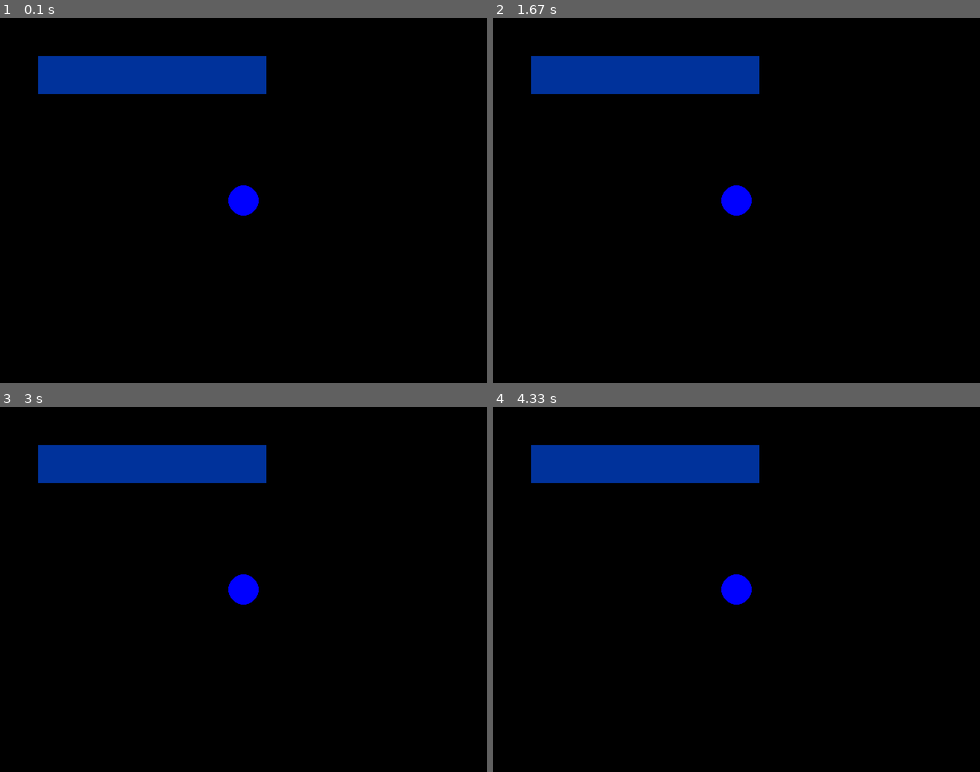
Above: before the commit, frames 1-4 (two rows, left to right).
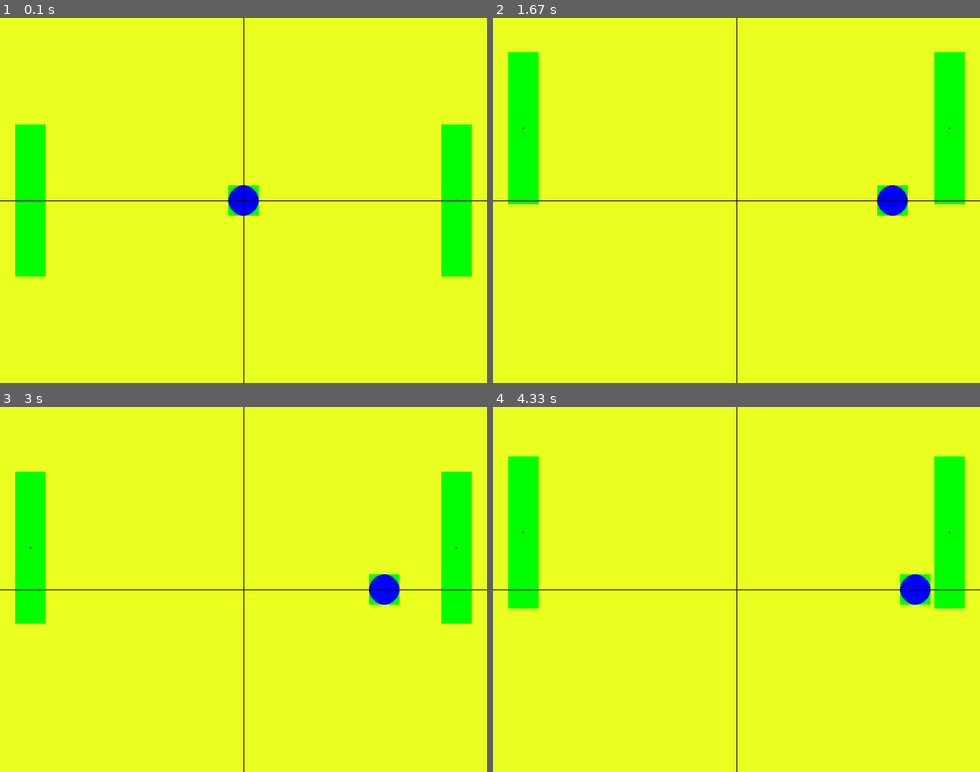
Above: after the commit, the same moments.

Repository: RohanWasala0/pygame_projects
Game: pygame game, started from Pro1/game.py
Same seed, same stepped clock (60 frames per second), same inputs: the game is played once before the commit and once after it.
Inputs:
- Up to frame 1 (0.1 s): no input
- Up to frame 2 (1.67 s): tap Space at 0.33, 0.73, 1.03, 1.23, 1.57 s; hold Up 0.67-1.13 s; hold W 0.67-1.13 s; hold Down 1.17-1.47 s; hold S 1.17-1.47 s; hold Up from 1.5 s (still down); hold W from 1.5 s (still down)
- Up to frame 3 (3 s): release Up at 1.87 s; release W at 1.87 s; hold Down 1.9-2.27 s; hold S 1.9-2.27 s; tap Space at 1.97, 2.37, 2.7 s; hold Up 2.3-2.6 s; hold W 2.3-2.6 s; hold Down 2.63-2.93 s; hold S 2.63-2.93 s; hold Up from 2.97 s (still down); hold W from 2.97 s (still down)
- Up to frame 4 (4.33 s): tap Space at 3.03, 3.43, 3.83, 4.17 s; release Up at 3.33 s; release W at 3.33 s; hold Down 3.37-3.73 s; hold S 3.37-3.73 s; hold Up 3.77-4.07 s; hold W 3.77-4.07 s; hold Down from 4.1 s (still down); hold S from 4.1 s (still down)

The runs differ from the first frame. In frame 1, 99% of the frame differs, in the area x 0-100%, y 0-100%; in frame 2, 100%; in frame 3, 100%; in frame 4, 100%.

Commit message:
basics of pong

Diff:
--- /dev/null
+++ b/Pro1/Script/Paddle.py
@@ -0,0 +1,40 @@
+import pygame
+
+from .entities import Entity
+
+class Paddle(Entity):
+    def __init__(self, tag: str, position: list, input_keys: list) -> None:
+        super().__init__(tag, position)
+
+        self.Y_movement_bool = (False, False)
+        self.X_movement_bool = (False, False)
+
+        self.velocity = [0, 0]
+
+        self.InputChart = {
+            pygame.KEYDOWN: {
+                input_keys[0] : lambda: setattr(self, "Y_movement_bool", (True, self.Y_movement_bool[1])),
+                input_keys[1] : lambda: setattr(self, "Y_movement_bool", (self.Y_movement_bool[0], True)),
+                },
+            pygame.KEYUP: {
+                input_keys[0] : lambda: setattr(self, "Y_movement_bool", (False, self.Y_movement_bool[1])),
+                input_keys[1] : lambda: setattr(self, "Y_movement_bool", (self.Y_movement_bool[0], False)),
+                },
+        }
+
+    def update(self) -> None:
+        movement_X = ((self.X_movement_bool[1] - self.X_movement_bool[0]) * 5) + self.velocity[0]
+        movement_Y = ((self.Y_movement_bool[1] - self.Y_movement_bool[0]) * 5) + self.velocity[1]
+
+        self.X_coordinate += movement_X
+        self.Y_coordinate += movement_Y
+
+        return super().update()
+
+    def render(self, surface: pygame.Surface) -> None:
+        self.collision_box = pygame.Rect((self.X_coordinate - 20, self.Y_coordinate - 100), (40, 200))
+        pygame.draw.rect(surface, (0,255, 0), self.collision_box)
+        # self.entity_rect = pygame.draw.circle(surface, self.Color, (self.X_coordinate, self.Y_coordinate), 20)
+        #self.entitySurface.blit(surface, (self.X_coordinate, self.Y_coordinate))
+        #self.collision_box = pygame.Rect(self.X_coordinate, self.Y_coordinate, self.entitySurface.get_width(), self.entitySurface.get_height())
+        return super().render(surface)
--- /dev/null
+++ b/Pro1/Script/ball.py
@@ -0,0 +1,38 @@
+import pygame
+
+from .entities import Entity
+
+class Ball(Entity):
+    def __init__(self, tag: str, position: list, ) -> None:
+        super().__init__(tag, position)
+
+        self.Y_movement_bool = (False, False)
+        self.X_movement_bool = (False, False)
+
+        self.velocity = [0, 0]
+
+        self.InputChart = {
+            pygame.KEYDOWN: {
+                #pygame.K_g : lambda: setattr(self, 'velocity', min(5, self.velocity[0] + 0.1)),
+                pygame.K_SPACE : lambda: setattr(self, 'velocity', [5, 0]),
+            }
+        }
+
+    def update(self) -> None:
+        movement_X = ((self.X_movement_bool[1] - self.X_movement_bool[0]) * 5) + self.velocity[0]
+        movement_Y = ((self.Y_movement_bool[1] - self.Y_movement_bool[0]) * 5) + self.velocity[1]
+
+        self.X_coordinate += movement_X
+        self.Y_coordinate += movement_Y
+
+        if self.X_coordinate < 0 or self.X_coordinate > 640:
+            self.velocity[0] = 0
+            self.X_coordinate = 320
+        return super().update()
+
+    def render(self, surface: pygame.Surface) -> None:
+        self.collision_box = pygame.Rect((self.X_coordinate - 20, self.Y_coordinate - 20), (40, 40))
+        pygame.draw.rect(surface, (0,255, 0), self.collision_box)
+
+        pygame.draw.circle(surface, self.Color, (self.X_coordinate, self.Y_coordinate), 20)
+        return super().render(surface)
--- a/Pro1/Script/entities.py
+++ b/Pro1/Script/entities.py
@@ -1,15 +1,9 @@
 import pygame
-import random
 
 class Entity:
     def __init__(self, tag: str, position: list) -> None:
         self.X_coordinate = position[0]
         self.Y_coordinate = position[1]
-
-        self.Y_movement_bool = (False, False)
-        self.X_movement_bool = (False, False)
-
-        self.velocity = [0, 0]
 
         self.Color = (0, 0, 255)
 
@@ -21,14 +15,10 @@
                 self.InputChart[event.type][event.key]()
 
     def update(self, ) -> None:
-        movement_X = ((self.X_movement_bool[1] - self.X_movement_bool[0]) * 5) + self.velocity[0]
-        movement_Y = ((self.Y_movement_bool[1] - self.Y_movement_bool[0]) * 5) + self.velocity[1]
 
-        self.X_coordinate += movement_X
-        self.Y_coordinate += movement_Y
-
+        pass
         #self.velocity[1] = min(5, self.velocity[1] + 0.1)
 
-    def render(self, surface) -> None:
-        self.entity_rect = pygame.draw.circle(surface, self.Color, (self.X_coordinate, self.Y_coordinate), 20)
-        self.collision_box = pygame.Rect(self.X_coordinate, self.Y_coordinate, 21, 21)
+    def render(self, surface: pygame.Surface) -> None:
+
+        pygame.draw.circle(surface, (0,0,0), (self.X_coordinate, self.Y_coordinate), 1)
--- a/Pro1/game.py
+++ b/Pro1/game.py
@@ -2,6 +2,8 @@
 import pygame
 
 from Script.entities import Entity
+from Script.Paddle import Paddle
+from Script.ball import Ball
 
 class Template:
 
@@ -12,31 +14,52 @@
         self.screen = pygame.display.set_mode((Screen_DIMENSIONS[0], Screen_DIMENSIONS[1]))
         self.fps = pygame.time.Clock()
 
-        self.collision_area = pygame.Rect(50, 50, 300, 50)
-        self.player = Entity('player', (320, 240))
+        self.player_1 = Paddle('player', (40, 240), [pygame.K_w, pygame.K_s])
+        self.player_1.Color = (255, 0, 0)
+        self.player_2 = Paddle('player', (600, 240), [pygame.K_UP, pygame.K_DOWN])
+        self.player_2.Color = (255, 0, 255)
+        self.ball = Ball('ball', (320, 240))
+
     def run(self, GAME_FPS: int):
         while True:
             self.fps.tick(GAME_FPS)
             #Render
-            self.screen.fill((0, 0, 0))
-            self.player.render(self.screen)
+            self.screen.fill((233, 255, 31))
+            self.player_1.render(self.screen)
+            self.player_2.render(self.screen)
+            self.ball.render(self.screen)
+            pygame.draw.line(self.screen, (0,0,0), (320, 0), (320, 480))
+            pygame.draw.line(self.screen, (0,0,0), (0,240), (640, 240))
 
             #Handle Input
             for event in pygame.event.get():
                 if event.type == pygame.QUIT:
                     pygame.quit()
                     sys.exit()
-                self.player.handle(event)
+                self.player_1.handle(event)
+                self.player_2.handle(event)
+                self.ball.handle(event)
+
+            #game conditions
+            if self.player_2.collision_box.colliderect(self.ball.collision_box):
+                self.ball.velocity = [-5, 0]
+            elif self.player_1.collision_box.colliderect(self.ball.collision_box):
+                self.ball.velocity = [5, 0]
 
             #Update
-            self.player.update()
+            self.player_1.update()
+            self.player_2.update()
+            self.ball.update()
 
-            if self.player.collision_box.colliderect(self.collision_area):
-                print("collided")
-                pygame.draw.rect(self.screen, (0, 100, 255), self.collision_area)
-            else:
-                #print("collided")
-                pygame.draw.rect(self.screen, (0, 50, 155), self.collision_area)
+
+            # if self.player_1.collision_box.colliderect(self.collision_area):
+            #     #print("collided")
+            #     pygame.draw.rect(self.screen, (0, 100, 255), self.collision_area)
+            # elif self.player_2.collision_box.colliderect(self.collision_area):
+            #     pygame.draw.rect(self.screen, (0, 255, 0), self.collision_area)
+            # else:
+            #     #print("collided")
+            #     pygame.draw.rect(self.screen, (0, 50, 155), self.collision_area)
 
             pygame.display.update()
 
